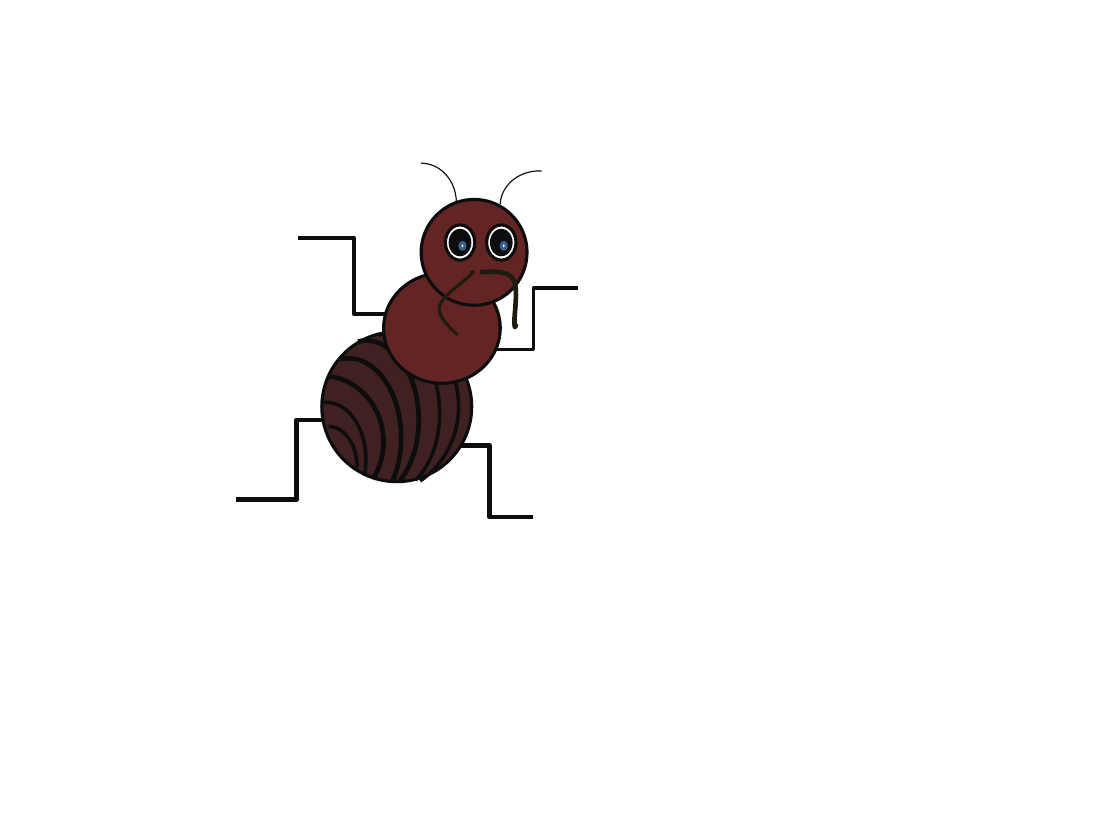
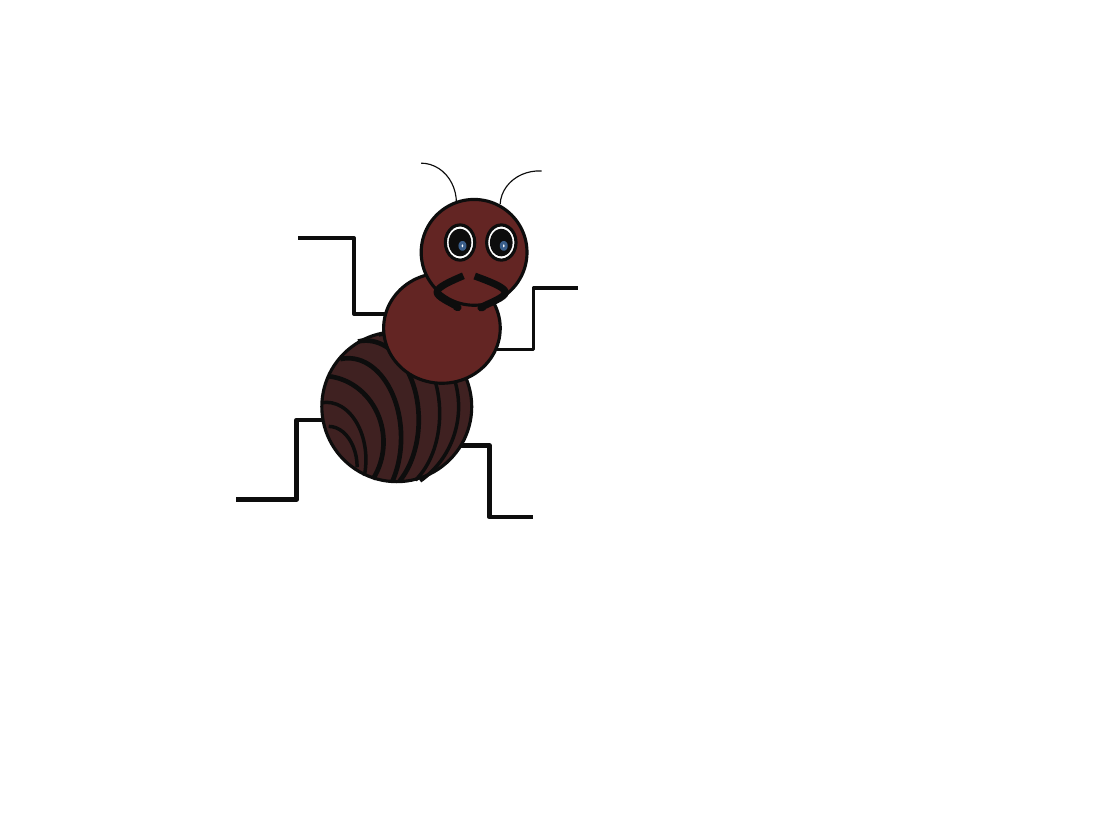
Before and after one commit to ArianeBarros/Projeto-Inova, a slide deck: slide 1 of Imagens/A melhor formigaaaa.pptx. Drawn at 1120x840 pixels with LibreOffice and Linux fonts; fonts in the diff are those of the drawing. Boxes give left, top, right and bottom in pixels: in the first picture for what was removed or moved away, otherwise in the second. Text is boxed around its words. In the diff, an @@ line names an element or a change of style, - is before the commit and + after.

```diff
--- a/Imagens/A melhor formigaaaa.pptx
+++ b/Imagens/A melhor formigaaaa.pptx
@@ freeform shape at bbox=[437, 276, 464, 308]: outline #1E1C11 2 pt to #0D0D0D 4.5 pt; rotation 226 to 0 degrees; outline redrawn @@
@@ freeform shape: place and size @@
-freeform shape at bbox=[479, 272, 515, 328]
+freeform shape at bbox=[475, 276, 505, 308]
@@ freeform shape at bbox=[475, 276, 505, 308]: outline #1E1C11 3 pt to #0D0D0D 4.5 pt @@
```
Also in this commit, not shown: 1 slide added, 1 other file.
